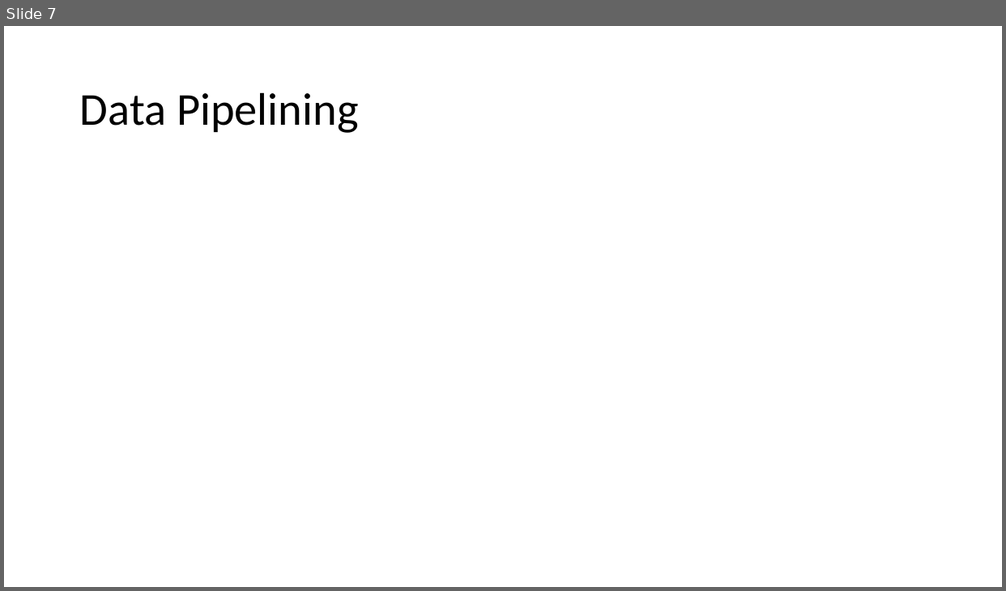
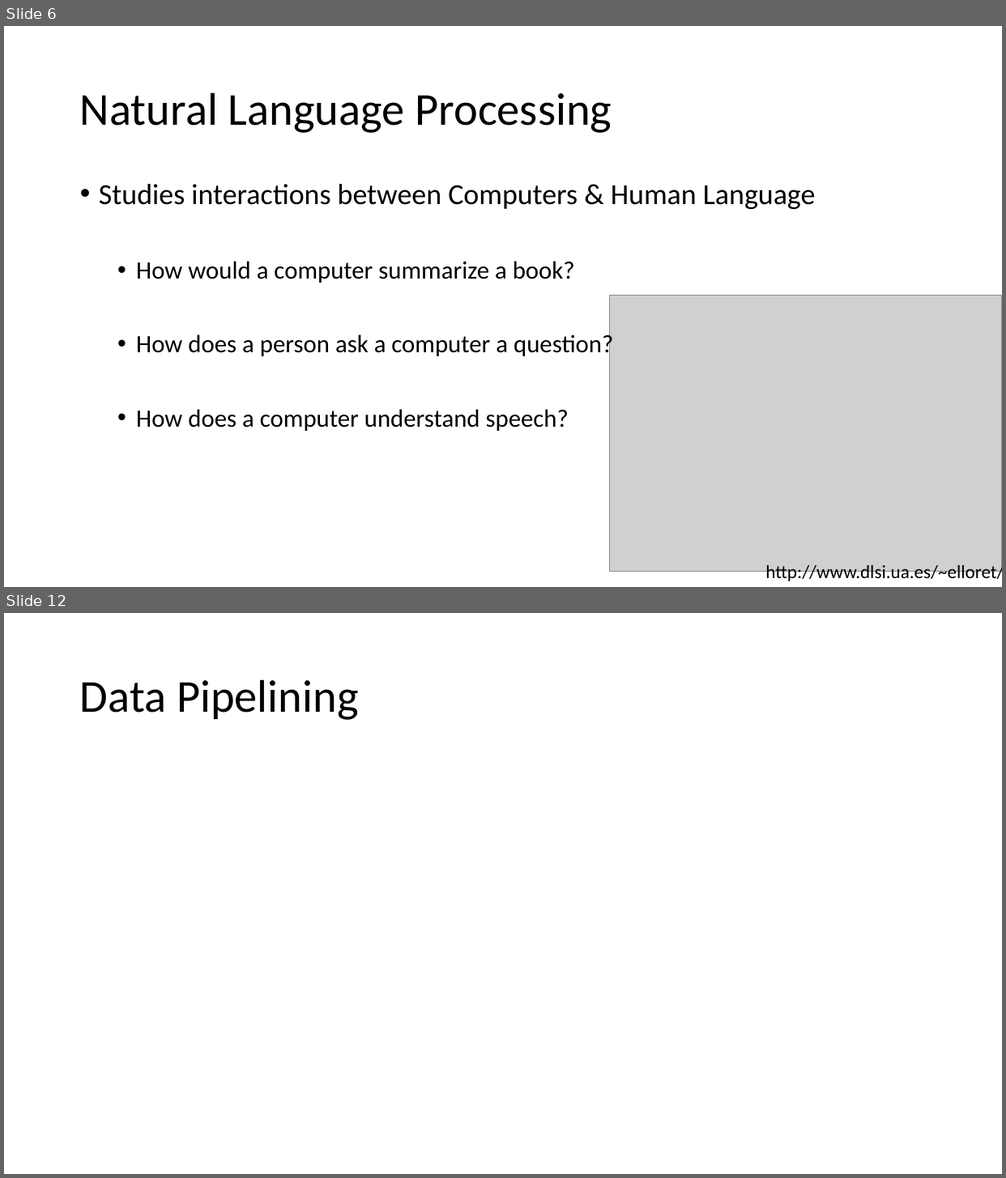
Before and after one commit to dreyco676/nlp_spark, a slide deck: TCHUG_NLP_PYSPARK.pptx. Shown one above the other, each under a label of ours: slide 7 before the commit, slides 6 and 12 after it; the slides between them are not shown. The pictures are 1006x591 and 1006x1178 pixels, drawn with LibreOffice and Linux fonts; fonts in the diff are those of the drawing; grey boxes stand for pictures. Boxes give left, top, right and bottom in pixels: in the first picture for what was removed or moved away, otherwise in the second. Text is boxed around its words. In the diff, an @@ line names an element or a change of style, - is before the commit and + after.

```diff
--- a/TCHUG_NLP_PYSPARK.pptx
+++ b/TCHUG_NLP_PYSPARK.pptx
@@ slide 6 added at (x1=4, y1=26, x2=1002, y2=587), background #FFFFFF @@
@@ title added at (x1=80, y1=92, x2=612, y2=133), 44 pt, text #000000 @@
+Natural Language Processing
@@ text added at (x1=99, y1=184, x2=816, y2=431), 24 pt, text #000000 @@
+• Studies interactions between Computers & Human Language
+  • How would a computer summarize a book?
+  • How does a person ask a computer a question?
+  • How does a computer understand speech?
@@ picture added at (x1=610, y1=296, x2=1002, y2=572) @@
@@ text added at (x1=765, y1=562, x2=1002, y2=583), 18 pt, text #000000 @@
+http://www.dlsi.ua.es/~elloret/
@@ what was slide 7 is now slide 12 @@
```
Also in this commit, not shown: 1 slide changed, 9 other slides added, 5 slides removed, 2 other files.
